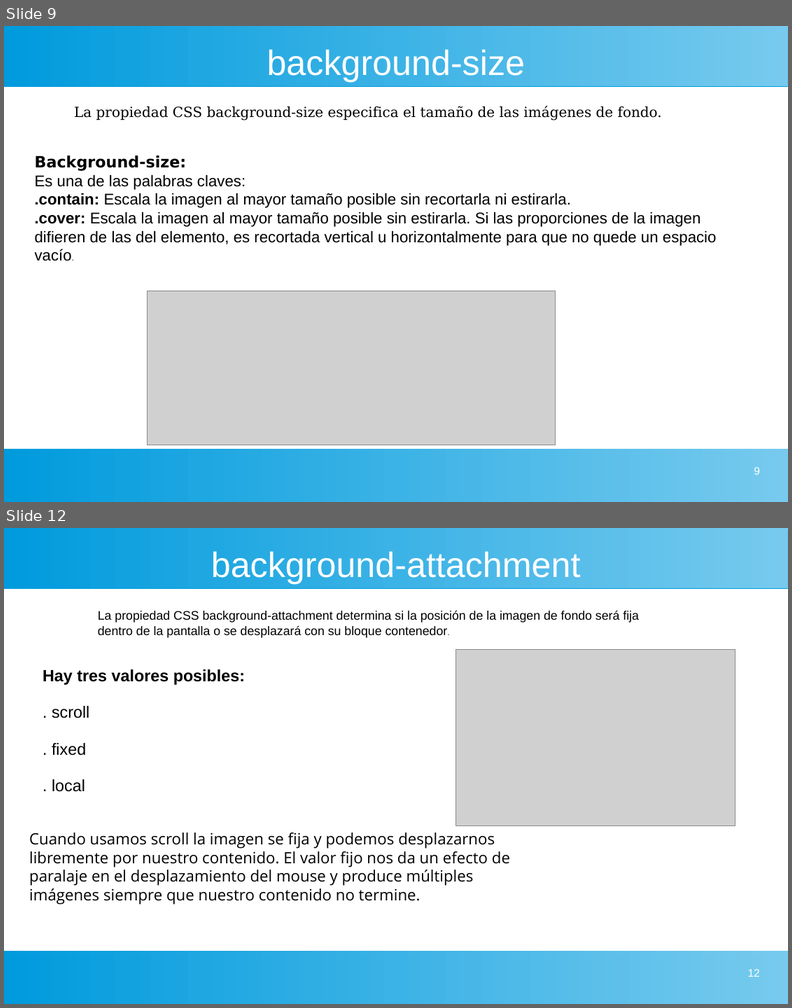
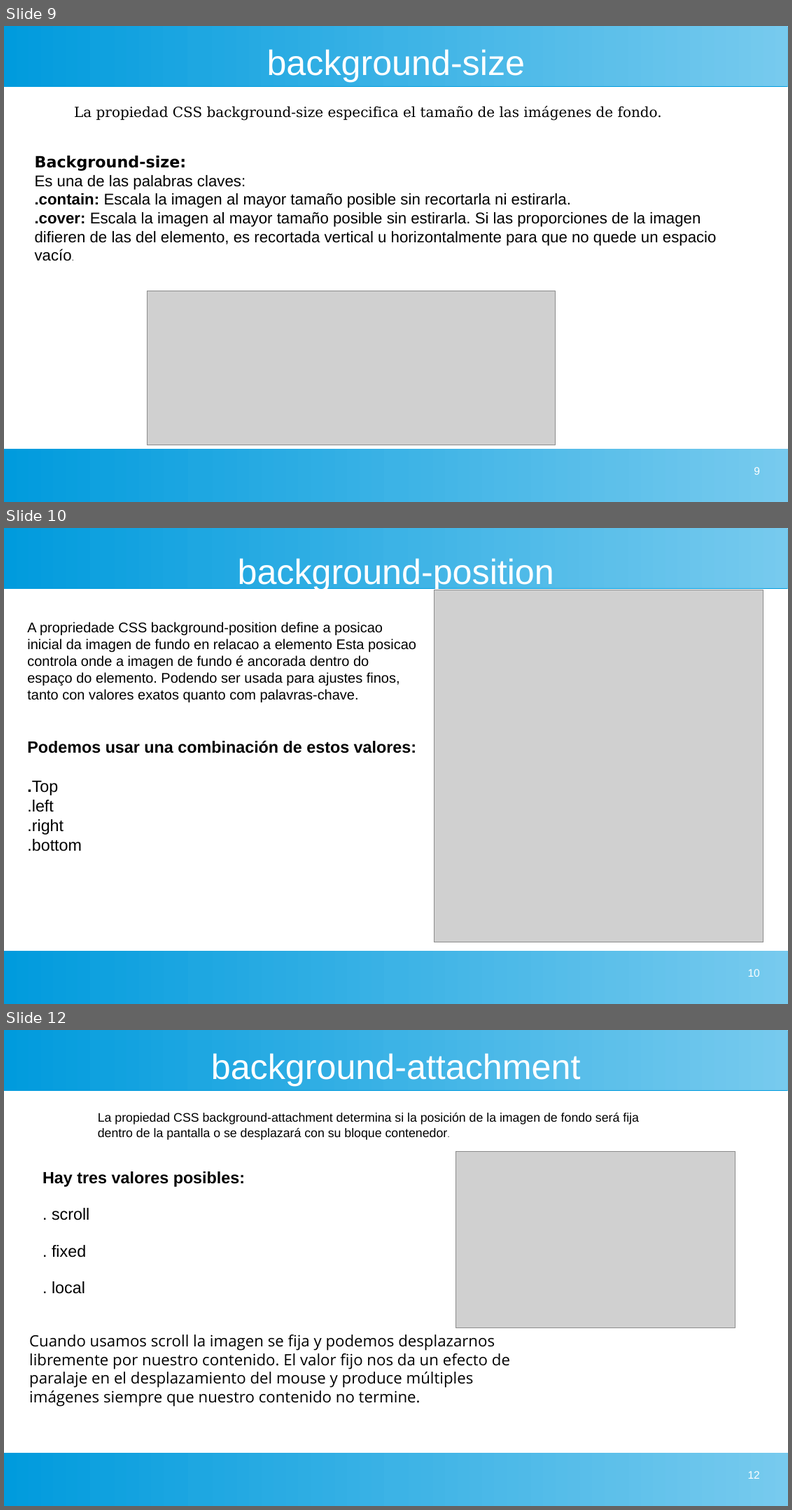
Before and after one commit to gaizkamg/HTML-CSS-Entregable, a slide deck: Presentacion/presentacion background.odp. Shown one above the other, each under a label of ours: slides 9 and 12 before the commit, slides 9, 10 and 12 after it; the slides between them are not shown. The pictures are 792x1008 and 792x1510 pixels, drawn with LibreOffice and Linux fonts; fonts in the diff are those of the drawing; grey boxes stand for pictures. Boxes give left, top, right and bottom in pixels: in the first picture for what was removed or moved away, otherwise in the second. Text is boxed around its words. In the diff, an @@ line names an element or a change of style, - is before the commit and + after.

Commit message:
presentacion background

```diff
--- a/Presentacion/presentacion background.odp
+++ b/Presentacion/presentacion background.odp
@@ slide 10 added at bbox=[4, 528, 788, 1004], background #FFFFFF; not listed: 2 template elements that a slide beside it also shows @@
@@ title added at bbox=[238, 558, 554, 591], 45.2 pt, text #FFFFFF @@
+background-position
@@ picture added at bbox=[434, 590, 764, 942] @@
@@ text added at bbox=[27, 622, 416, 851], 18 pt, text #000000 @@
+A propriedade CSS background-position define a posicao inicial da imagen de fundo en relacao a elemento Esta posicao controla onde a imagen de fundo é ancorada dentro do espaço do elemento. Podendo ser usada para ajustes finos, tanto con valores exatos quanto com palavras-chave.
+Podemos usar una combinación de estos valores:
+.Top
+.left
+.right
+.bottom
@@ page number added at bbox=[748, 969, 760, 977], 14 pt, text #FFFFFF @@
+10
```
Also in this commit, not shown: 2 slides changed, 4 slides removed.
